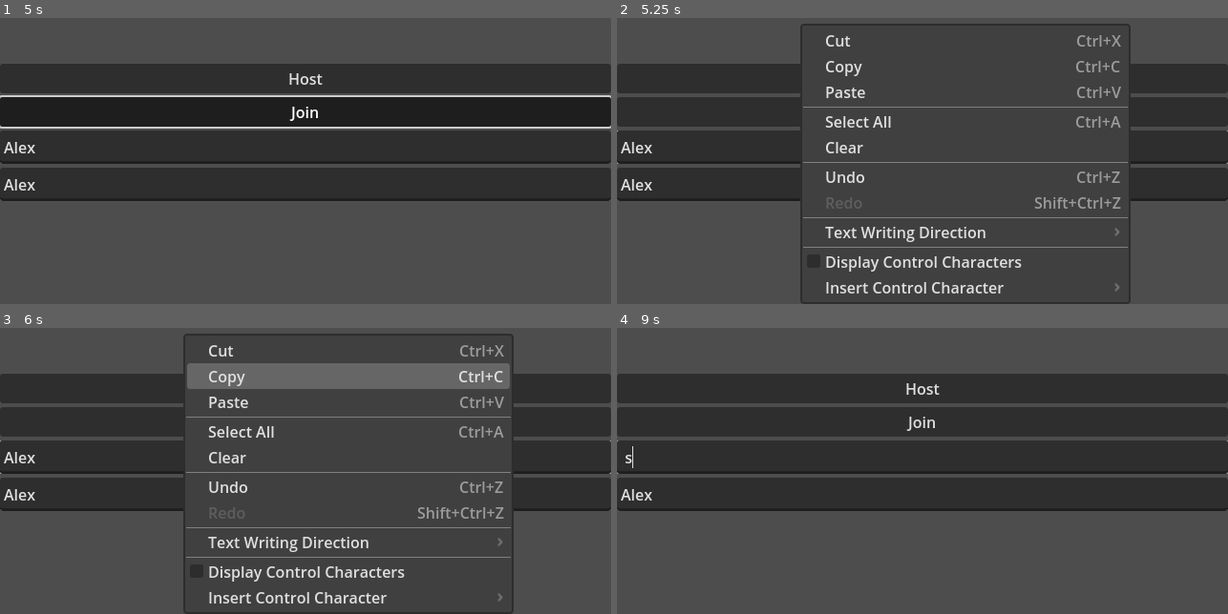
Above: before the commit, frames 1-4 (two rows, left to right).
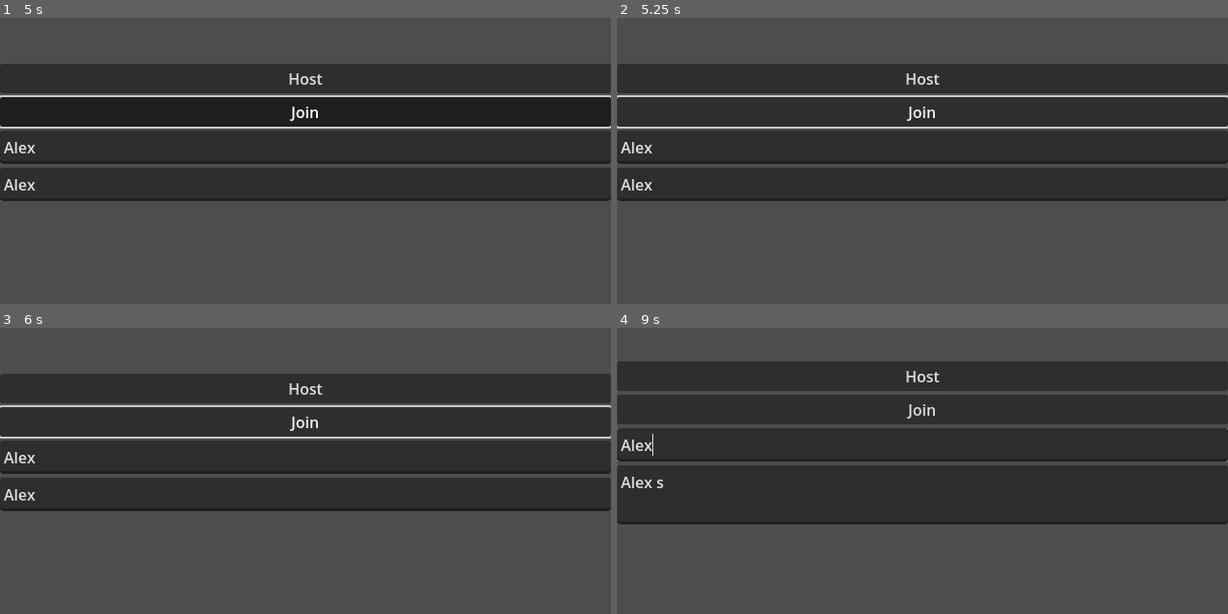
Above: after the commit, the same moments.

Repository: zibetnu/haunting-hijinx
Game: Godot game, scene res://src/main.tscn
Two runs of this game, one before a commit and one after it. Both use one fixed random seed, a clock stepped at 60 frames per second and the inputs below.
Inputs (mouse positions are in pixels of both pictures, inside the frame that each line leads up to):
- Up to frame 1 (5 s): click (305, 146) at 0.52 s; type "Alex" at 0.6 s; click (305, 183) at 0.75 s; type "Alex" at 0.83 s; click "Host" at 1.25 s; click "OK" at 2 s; click "Join" at 2.75 s; click "OK" at 3.5 s; move the mouse to (439, 115) at 4.27 s; press the mouse at (439, 115) at 4.28 s; hold D (move_right) from 4.28 s (still down)
- Up to frame 2 (5.25 s): move the mouse to (800, 149) at 5.02 s; release D (move_right) at 5.03 s; release the mouse at (800, 149) at 5.03 s; hold S (move_down) from 5.03 s (still down); right-click (800, 149) at 5.1 s
- Up to frame 3 (6 s): move the mouse to (366, 368) at 5.77 s; release S (move_down) at 5.78 s; press the mouse at (366, 368) at 5.78 s; hold D (move_right) from 5.78 s (still down)
- Up to frame 4 (9 s): move the mouse to (891, 511) at 6.52 s; release D (move_right) at 6.53 s; release the mouse at (891, 511) at 6.53 s; hold W (move_up) 6.53-7.28 s; right-click (891, 511) at 6.6 s; move the mouse to (1105, 493) at 7.27 s; press the mouse at (1105, 493) at 7.28 s; hold A (move_left) 7.28-8.78 s; tap Enter at 8 s; move the mouse to (739, 390) at 8.02 s; release the mouse at (739, 390) at 8.03 s; right-click (739, 390) at 8.1 s; tap Space at 8.75 s; move the mouse to (953, 442) at 8.77 s; press the mouse at (953, 442) at 8.78 s; hold S (move_down) from 8.78 s (still down)

Frame 1 is identical in both runs. In frame 2, 7.2% of the frame differs, in the area x 0-100%, y 2-100%; in frame 3, 12%; in frame 4, 18%, in the area x 0-100%, y 11-69%.

Commit message:
Disable context menu for all TextEdits

Diff:
--- a/src/lobby/player_card/player_card.tscn
+++ b/src/lobby/player_card/player_card.tscn
@@ -40,6 +40,7 @@
 layout_mode = 2
 placeholder_text = "player name"
 max_length = 20
+context_menu_enabled = false
 
 [node name="EditSynchronizer" type="MultiplayerSynchronizer" parent="VBoxContainer/NameLineEdit"]
 unique_name_in_owner = true
--- a/src/main_menu/main_menu.tscn
+++ b/src/main_menu/main_menu.tscn
@@ -43,6 +43,7 @@
 focus_neighbor_bottom = NodePath("../PortText")
 focus_next = NodePath("../PortText")
 placeholder_text = "IP address (only for joining)"
+context_menu_enabled = false
 scroll_fit_content_height = true
 
 [node name="PortText" type="TextEdit" parent="VBoxContainer"]
@@ -52,6 +53,7 @@
 focus_neighbor_bottom = NodePath("../HostButton")
 focus_previous = NodePath("../IPText")
 placeholder_text = "Port (for hosting and joining)"
+context_menu_enabled = false
 scroll_fit_content_height = true
 
 [connection signal="pressed" from="VBoxContainer/HostButton" to="." method="_on_host_button_pressed"]
